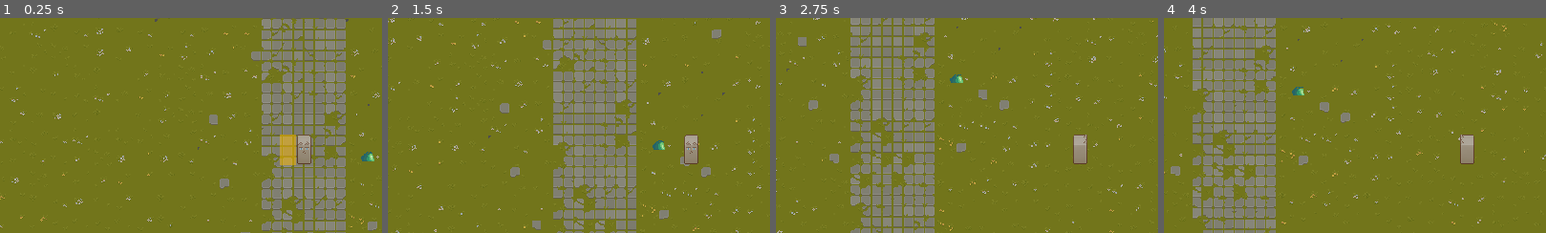
Above: before the commit, frames 1-4 (left to right).
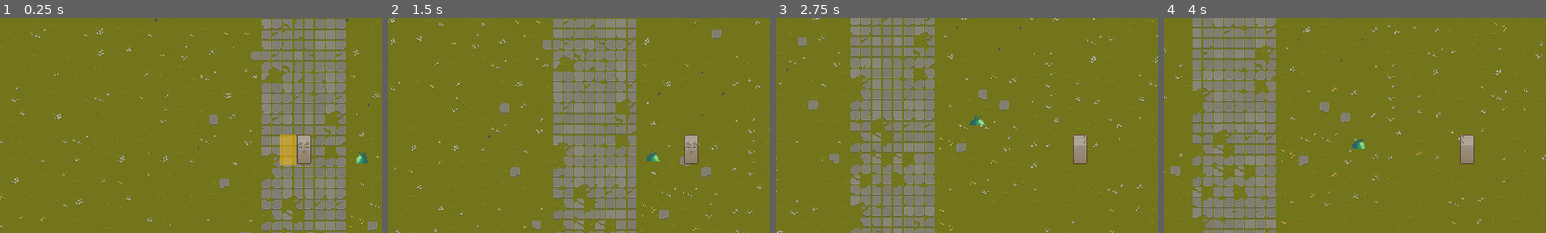
Above: after the commit, the same moments.

Repository: reyhanfarabi/project-survive
Game: Godot game, scene res://scenes/main.tscn
Same seed, same stepped clock (60 frames per second), same inputs: the game is played once before the commit and once after it. The project has no main scene, so this scene is started directly.
Inputs:
- Up to frame 1 (0.25 s): no input
- Up to frame 2 (1.5 s): tap Enter at 0.5 s; hold D (right) 0.53-1.28 s; tap W (top) at 0.6, 1.35 s; hold S (down) from 1.28 s (still down)
- Up to frame 3 (2.75 s): release S (down) at 2.03 s; hold D (right) from 2.03 s (still down); tap W (top) at 2.1 s
- Up to frame 4 (4 s): tap W (top) at 2.85, 3.6 s; release D (right) at 3.53 s; hold A (left) from 3.53 s (still down)
The pictures show only the part of the screen within x 10-60%, y 15-65%; the shares and areas given below are measured in that part.

The runs differ from the first frame. In frame 1, 0.2% of the frame differs, in the area x 93-98%, y 62-68%; in frame 2, 0.2%; in frame 3, 0.2%; in frame 4, 0.2%, in the area x 33-53%, y 32-61%.

Commit message:
add AI movement to enemy node

Diff:
--- a/scenes/enemy.gd
+++ b/scenes/enemy.gd
@@ -2,13 +2,29 @@
 
 
 @export var entity: Resource_Entity
+@export var speed: int = 50
+
+@onready var player = get_parent().get_node("Player")
+
+var direction: Vector2
 
 
-# Called when the node enters the scene tree for the first time.
 func _ready():
 	pass # Replace with function body.
 
 
-# Called every frame. 'delta' is the elapsed time since the previous frame.
 func _process(delta):
-	pass
+	direction = Vector2(player.position - position).normalized()
+	handle_movement(delta)
+	handle_facing()
+
+
+func handle_movement(delta):
+	position += direction * speed * delta
+
+
+func handle_facing():
+	if direction.x > 0:
+		$Sprite2D.flip_h = false
+	elif direction.x < 0:
+		$Sprite2D.flip_h = true
--- a/scenes/enemy.tscn
+++ b/scenes/enemy.tscn
@@ -6,6 +6,92 @@
 
 [sub_resource type="RectangleShape2D" id="RectangleShape2D_dg43r"]
 size = Vector2(20, 17)
+
+[sub_resource type="Animation" id="Animation_tqh6n"]
+resource_name = "idle"
+loop_mode = 1
+step = 0.05
+tracks/0/type = "value"
+tracks/0/imported = false
+tracks/0/enabled = true
+tracks/0/path = NodePath("Sprite2D:texture")
+tracks/0/interp = 1
+tracks/0/loop_wrap = true
+tracks/0/keys = {
+"times": PackedFloat32Array(0),
+"transitions": PackedFloat32Array(1),
+"update": 1,
+"values": [ExtResource("1_fho0q")]
+}
+tracks/1/type = "value"
+tracks/1/imported = false
+tracks/1/enabled = true
+tracks/1/path = NodePath("Sprite2D:hframes")
+tracks/1/interp = 1
+tracks/1/loop_wrap = true
+tracks/1/keys = {
+"times": PackedFloat32Array(0),
+"transitions": PackedFloat32Array(1),
+"update": 1,
+"values": [4]
+}
+tracks/2/type = "value"
+tracks/2/imported = false
+tracks/2/enabled = true
+tracks/2/path = NodePath("Sprite2D:frame")
+tracks/2/interp = 1
+tracks/2/loop_wrap = true
+tracks/2/keys = {
+"times": PackedFloat32Array(0, 0.25, 0.5, 0.75, 1),
+"transitions": PackedFloat32Array(1, 1, 1, 1, 1),
+"update": 1,
+"values": [0, 1, 2, 3, 0]
+}
+
+[sub_resource type="Animation" id="Animation_r2wpn"]
+length = 0.001
+tracks/0/type = "value"
+tracks/0/imported = false
+tracks/0/enabled = true
+tracks/0/path = NodePath("Sprite2D:texture")
+tracks/0/interp = 1
+tracks/0/loop_wrap = true
+tracks/0/keys = {
+"times": PackedFloat32Array(0),
+"transitions": PackedFloat32Array(1),
+"update": 1,
+"values": [ExtResource("1_fho0q")]
+}
+tracks/1/type = "value"
+tracks/1/imported = false
+tracks/1/enabled = true
+tracks/1/path = NodePath("Sprite2D:hframes")
+tracks/1/interp = 1
+tracks/1/loop_wrap = true
+tracks/1/keys = {
+"times": PackedFloat32Array(0),
+"transitions": PackedFloat32Array(1),
+"update": 1,
+"values": [4]
+}
+tracks/2/type = "value"
+tracks/2/imported = false
+tracks/2/enabled = true
+tracks/2/path = NodePath("Sprite2D:frame")
+tracks/2/interp = 1
+tracks/2/loop_wrap = true
+tracks/2/keys = {
+"times": PackedFloat32Array(0),
+"transitions": PackedFloat32Array(1),
+"update": 1,
+"values": [0]
+}
+
+[sub_resource type="AnimationLibrary" id="AnimationLibrary_ybamy"]
+_data = {
+"RESET": SubResource("Animation_r2wpn"),
+"idle": SubResource("Animation_tqh6n")
+}
 
 [node name="Enemy" type="Area2D" groups=["enemies"]]
 script = ExtResource("1_smwe7")
@@ -18,3 +104,9 @@
 [node name="CollisionShape2D" type="CollisionShape2D" parent="."]
 position = Vector2(-1, 7.5)
 shape = SubResource("RectangleShape2D_dg43r")
+
+[node name="AnimationPlayer" type="AnimationPlayer" parent="."]
+autoplay = "idle"
+libraries = {
+"": SubResource("AnimationLibrary_ybamy")
+}
--- a/scenes/player.tscn
+++ b/scenes/player.tscn
@@ -10,7 +10,7 @@
 [sub_resource type="RectangleShape2D" id="RectangleShape2D_d7102"]
 size = Vector2(24, 44.875)
 
-[node name="Player" type="CharacterBody2D"]
+[node name="Player" type="CharacterBody2D" groups=["player"]]
 collision_layer = 2
 script = ExtResource("1_l1yk1")
 entity = ExtResource("2_qj0p0")
Not shown: 1 places in scenes/enemy.tscn that only renumber resources
